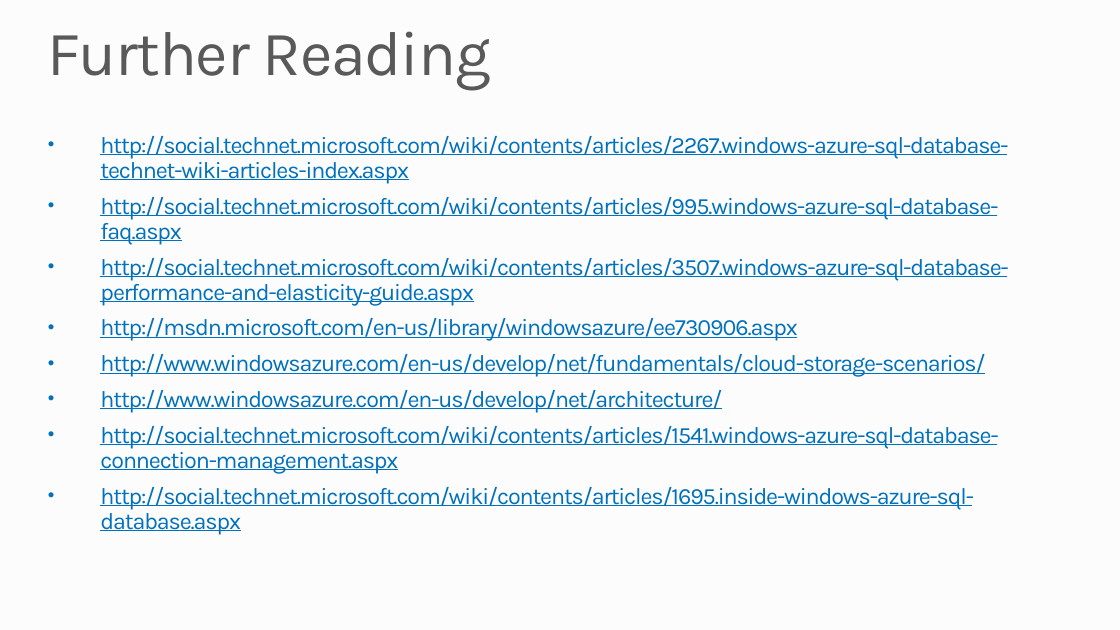
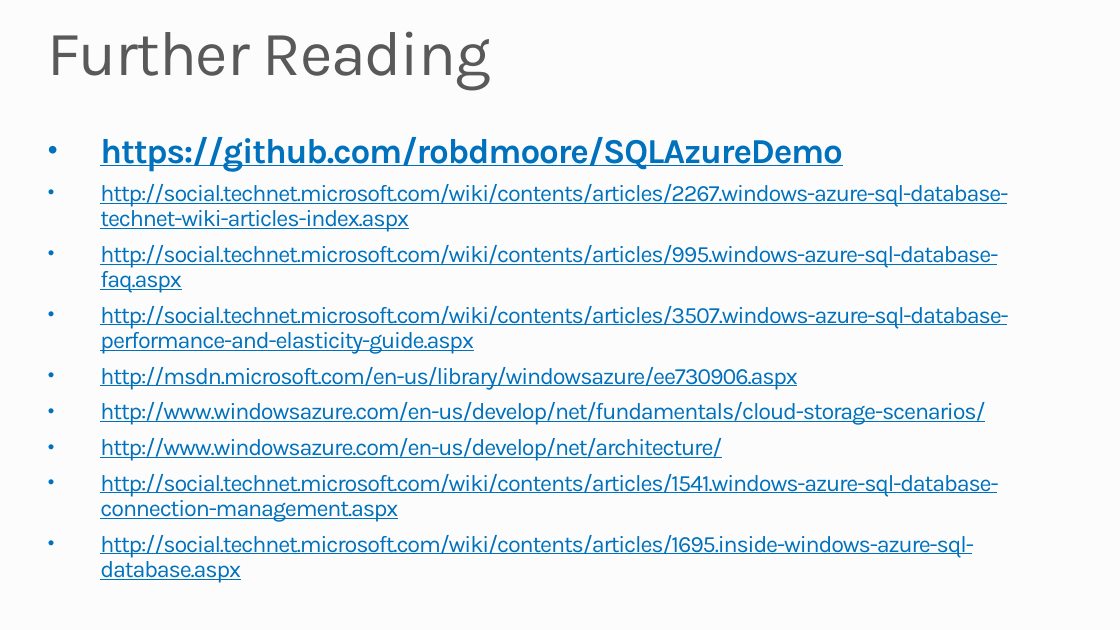
Before and after one commit to robdmoore/SQLAzureTransientDemo, a slide deck: slide 40 of Presentation.pptx. Drawn at 1120x630 pixels with LibreOffice and Linux fonts; fonts in the diff are those of the drawing; background and template pictures are left out. Boxes give left, top, right and bottom in pixels: in the first picture for what was removed or moved away, otherwise in the second. Text is boxed around its words. In the diff, an @@ line names an element or a change of style, - is before the commit and + after.

Commit message:
Final presentation changes

```diff
--- a/Presentation.pptx
+++ b/Presentation.pptx
@@ text at (100,137,843,172): paragraph added @@
+• https://github.com/robdmoore/SQLAzureDemo
```
